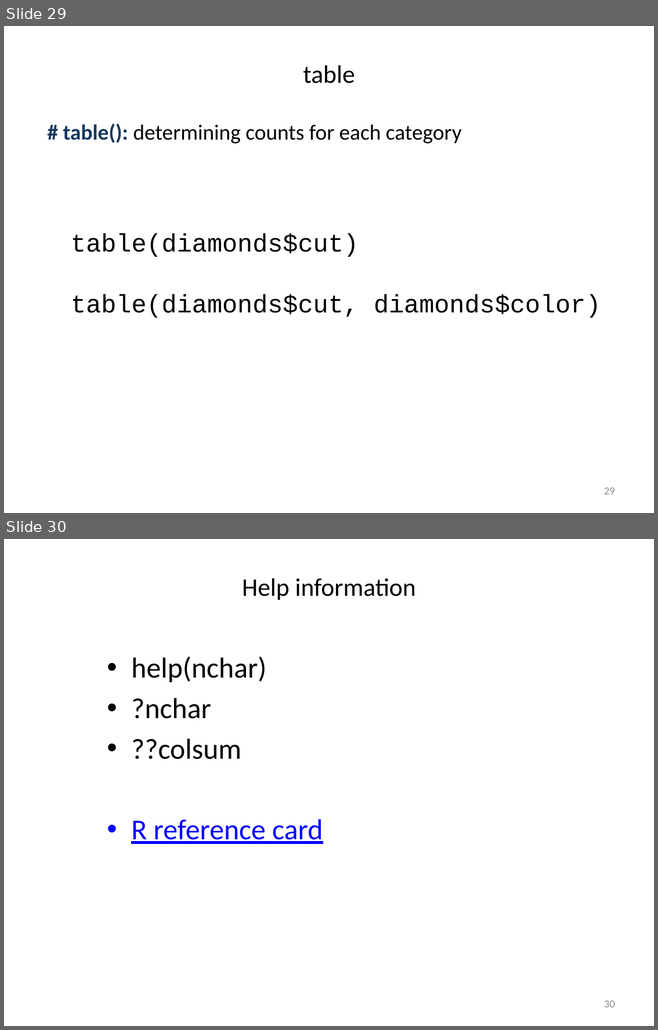
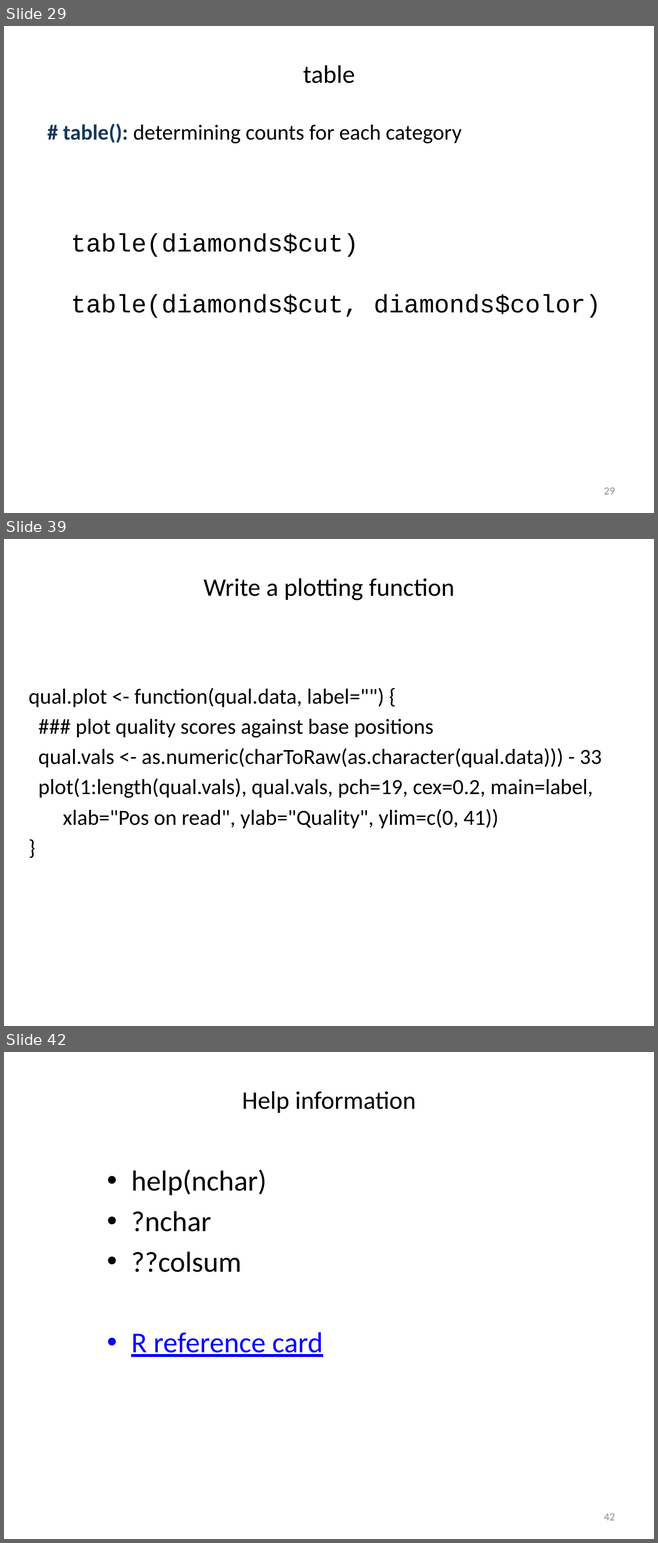
Before and after one commit to liu3zhenlab/teaching, a slide deck: PLPTH813Bioinformatis/2021/labs/lab03_R.pptx. Shown one above the other, each under a label of ours: slides 29 and 30 before the commit, slides 29, 39 and 42 after it; the slides between them are not shown. The pictures are 658x1030 and 658x1543 pixels, drawn with LibreOffice and Linux fonts; fonts in the diff are those of the drawing. Boxes give left, top, right and bottom in pixels: in the first picture for what was removed or moved away, otherwise in the second. Text is boxed around its words. In the diff, an @@ line names an element or a change of style, - is before the commit and + after.

```diff
--- a/PLPTH813Bioinformatis/2021/labs/lab03_R.pptx
+++ b/PLPTH813Bioinformatis/2021/labs/lab03_R.pptx
@@ slide 39 added at (4,539,654,1026), background #FFFFFF @@
@@ title added at (204,578,454,600), 28 pt, text #000000 @@
+Write a plotting function
@@ text added at (28,688,601,828), 24 pt, text #000000 @@
+qual.plot <- function(qual.data, label="") {
+### plot quality scores against base positions
+qual.vals <- as.numeric(charToRaw(as.character(qual.data))) - 33
+plot(1:length(qual.vals), qual.vals, pch=19, cex=0.2, main=label,
+xlab="Pos on read", ylab="Quality", ylim=c(0, 41))
+}
@@ what was slide 30 is now slide 42 @@
@@ page number at (604,1514,615,1521): text changed @@
-30
+42
```
Also in this commit, not shown: 11 other slides added, 14 other files.
